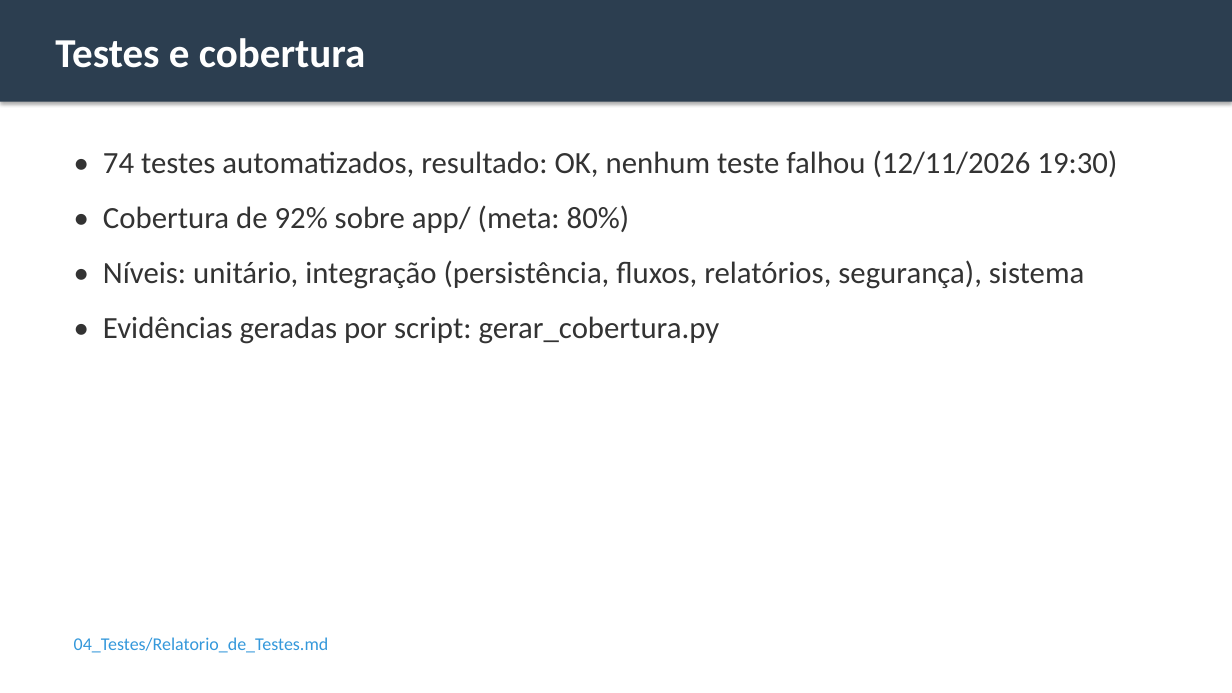
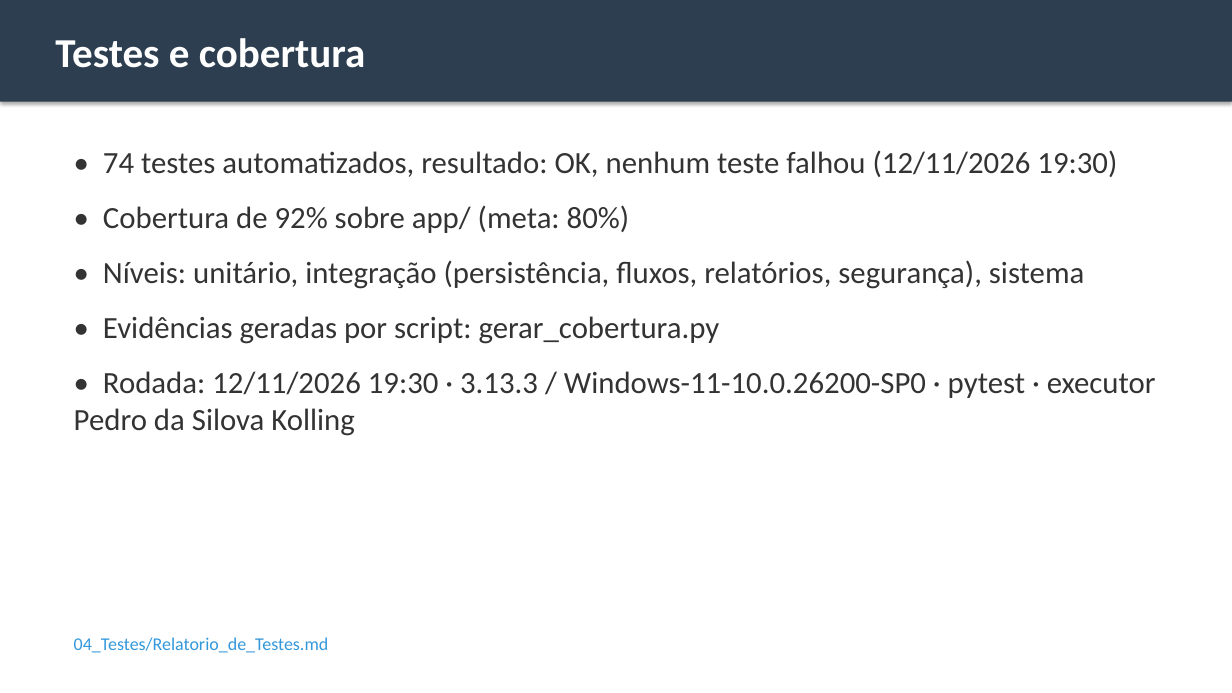
Before and after one commit to jvfraga01/Projeto_FolhaPagamento, a slide deck: slide 6 of 11_Apresentacao/Apresentacao.pptx. Drawn at 1232x693 pixels with LibreOffice and Linux fonts; fonts in the diff are those of the drawing. Boxes give left, top, right and bottom in pixels: in the first picture for what was removed or moved away, otherwise in the second. Text is boxed around its words. In the diff, an @@ line names an element or a change of style, - is before the commit and + after.

```diff
--- a/11_Apresentacao/Apresentacao.pptx
+++ b/11_Apresentacao/Apresentacao.pptx
@@ text at (74,371,1156,436): paragraph added @@
+• Rodada: 12/11/2026 19:30 · 3.13.3 / Windows-11-10.0.26200-SP0 · pytest · executor Pedro da Silova Kolling
```
Also in this commit, not shown: 1 other slide changed, 7 other files.
